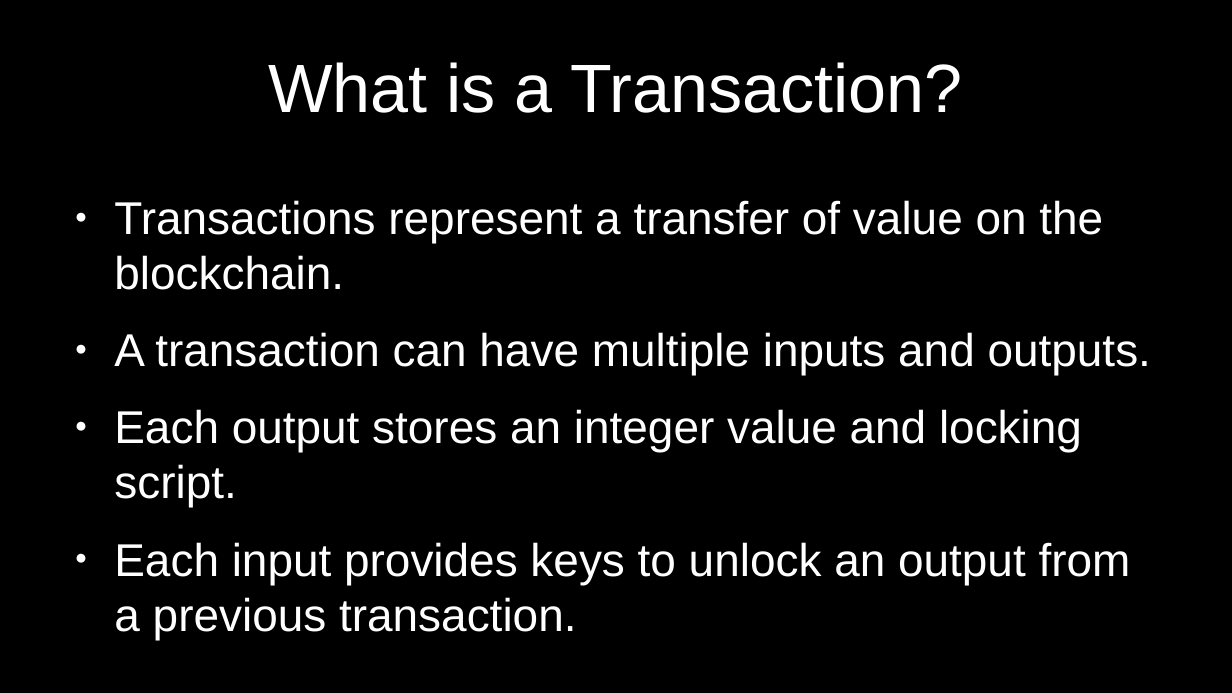
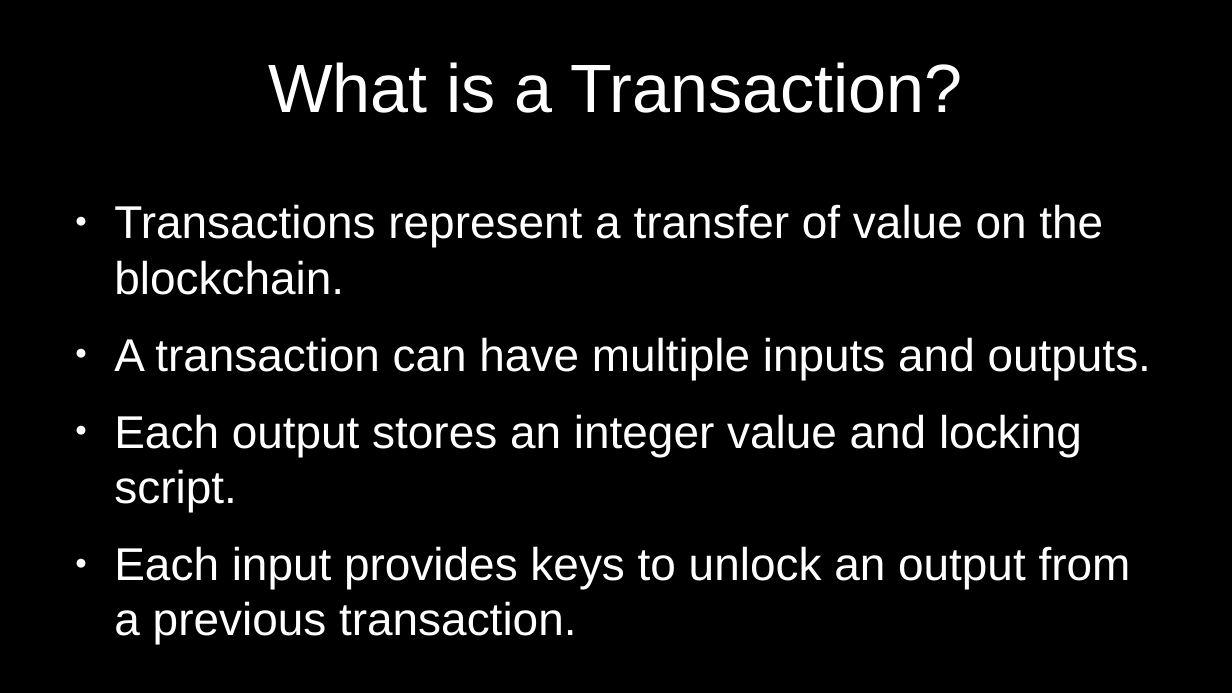
Before and after one commit to cmdruid/bitcoin-programming, a slide deck: slide 4 of slides/bitcoin-transactions.odp. Drawn at 1232x693 pixels with LibreOffice and Linux fonts; fonts in the diff are those of the drawing. Boxes give left, top, right and bottom in pixels: in the first picture for what was removed or moved away, otherwise in the second. Text is boxed around its words. In the diff, an @@ line names an element or a change of style, - is before the commit and + after.

```diff
--- a/slides/bitcoin-transactions.odp
+++ b/slides/bitcoin-transactions.odp
@@ text "Transactions represent a transfer of ...": place and size @@
-text "Transactions represent a transfer of ..." at <box>114,200,1151,584</box>
+text "Transactions represent a transfer of ..." at <box>114,204,1151,589</box>
```
Also in this commit, not shown: 1 other file.
